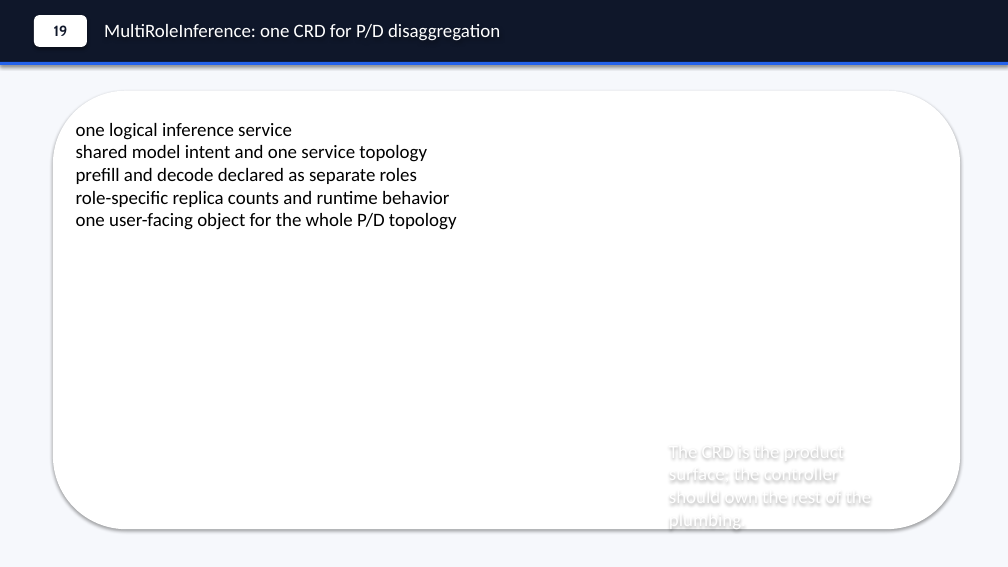
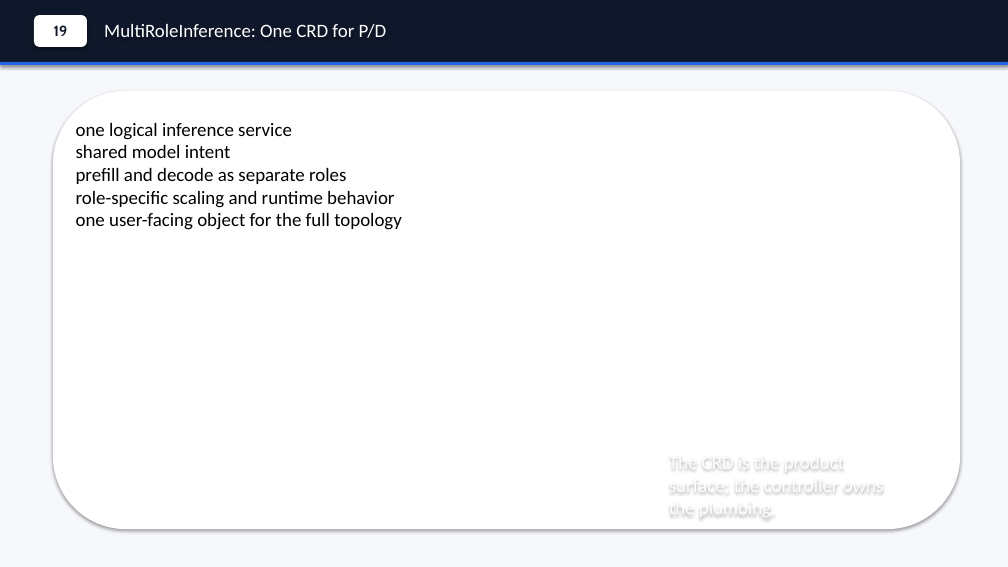
Before and after one commit to andyzhangx/demo, a slide deck: slide 20 of llm/kubecon-na-2026-pd-disaggregation.pptx. Drawn at 1008x567 pixels with LibreOffice and Linux fonts; fonts in the diff are those of the drawing. Boxes give left, top, right and bottom in pixels: in the first picture for what was removed or moved away, otherwise in the second. Text is boxed around its words. In the diff, an @@ line names an element or a change of style, - is before the commit and + after.

```diff
--- a/llm/kubecon-na-2026-pd-disaggregation.pptx
+++ b/llm/kubecon-na-2026-pd-disaggregation.pptx
@@ text at [104,24,387,38]: text changed @@
-MultiRoleInference: one CRD for P/D disaggregation
+MultiRoleInference: One CRD for P/D
@@ text at [76,145,402,230]: text changed @@
-shared model intent and one service topology
-prefill and decode declared as separate roles
-role-specific replica counts and runtime behavior
-one user-facing object for the whole P/D topology
+shared model intent
+prefill and decode as separate roles
+role-specific scaling and runtime behavior
+one user-facing object for the full topology
@@ text at [669,452,884,520]: text changed @@
-The CRD is the product surface; the controller should own the rest of the plumbing.
+The CRD is the product surface; the controller owns the plumbing.
```
Also in this commit, not shown: 17 other slides changed.
